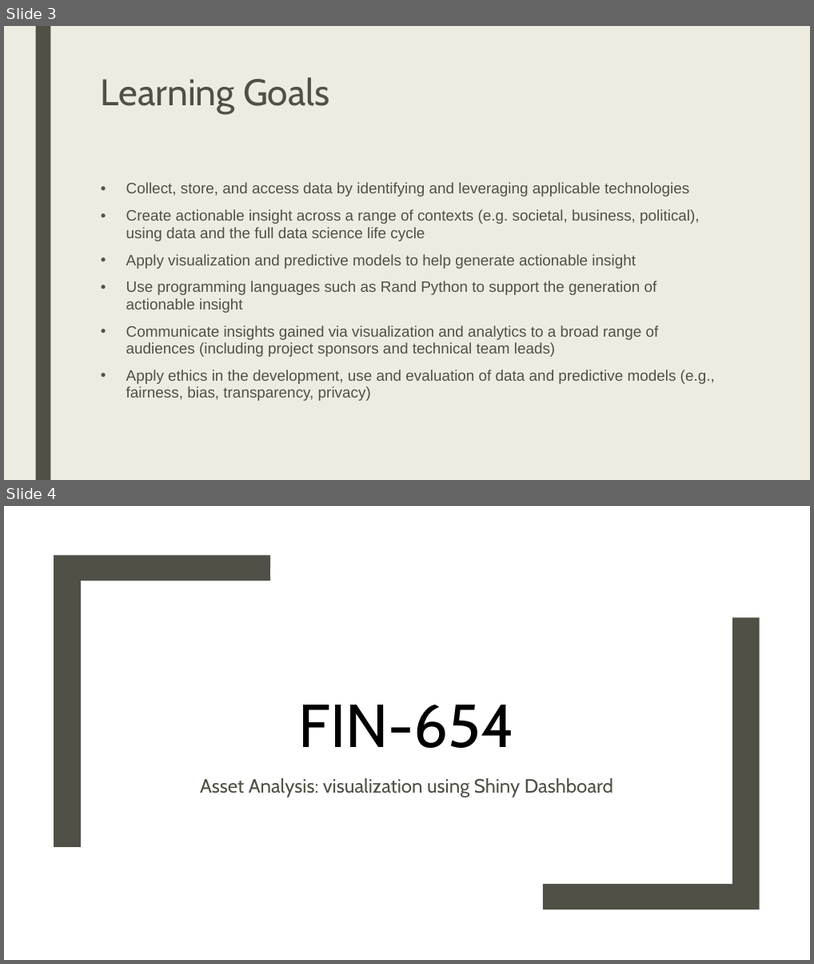
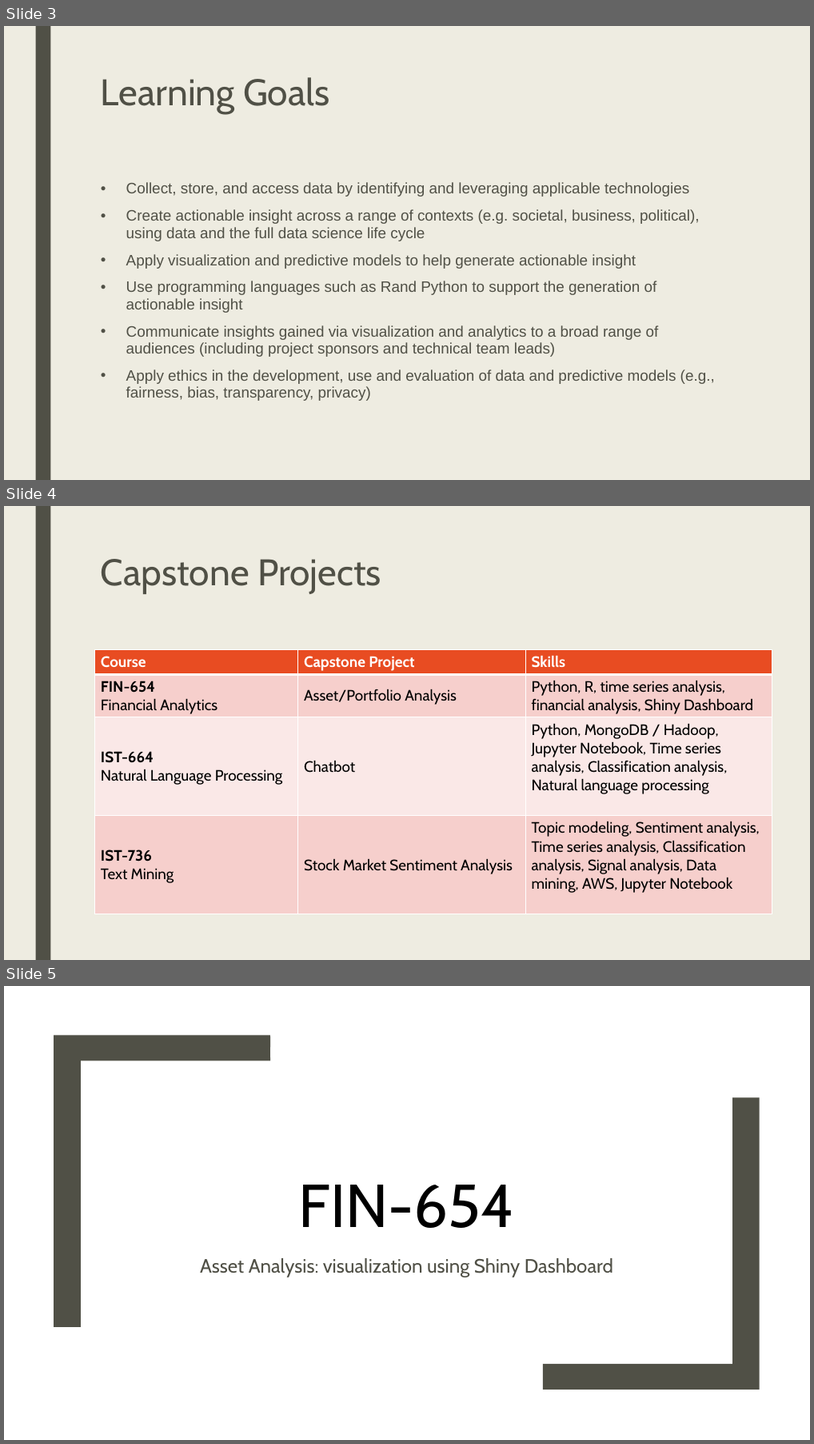
Before and after one commit to jeff1evesque/ist-exit-portfolio, a slide deck: presentation.pptx. Shown one above the other, each under a label of ours: slides 3 and 4 before the commit, slides 3, 4 and 5 after it. The pictures are 814x964 and 814x1444 pixels, drawn with LibreOffice and Linux fonts; fonts in the diff are those of the drawing; background and template pictures are left out. Boxes give left, top, right and bottom in pixels: in the first picture for what was removed or moved away, otherwise in the second. Text is boxed around its words. In the diff, an @@ line names an element or a change of style, - is before the commit and + after.

Commit message:
#12: presentation.pptx, add 'capstone projects' slide

```diff
--- a/presentation.pptx
+++ b/presentation.pptx
@@ slide 4 added at (x1=4, y1=506, x2=810, y2=960), background #EEECE1; not listed: 1 template element that a slide beside it also shows @@
@@ title added at (x1=101, y1=559, x2=382, y2=594), 44 pt, text #505046 @@
+Capstone Projects
@@ table added at (x1=94, y1=650, x2=772, y2=911), 4 rows, 3 columns @@
+Course | Capstone Project | Skills
+FIN-654 / Financial Analytics | Asset/Portfolio Analysis | Python, R, time series analysis, financial analysis, Shiny Dashboard
+IST-664 / Natural Language Processing | Chatbot | Python, MongoDB / Hadoop, Jupyter Notebook, Time series analysis, Classification analysis, Natural language processing
+IST-736 / Text Mining | Stock Market Sentiment Analysis | Topic modeling, Sentiment analysis, Time series analysis, Classification analysis, Signal analysis, Data mining, AWS, Jupyter Notebook
@@ what was slide 4 is now slide 5 @@
```
